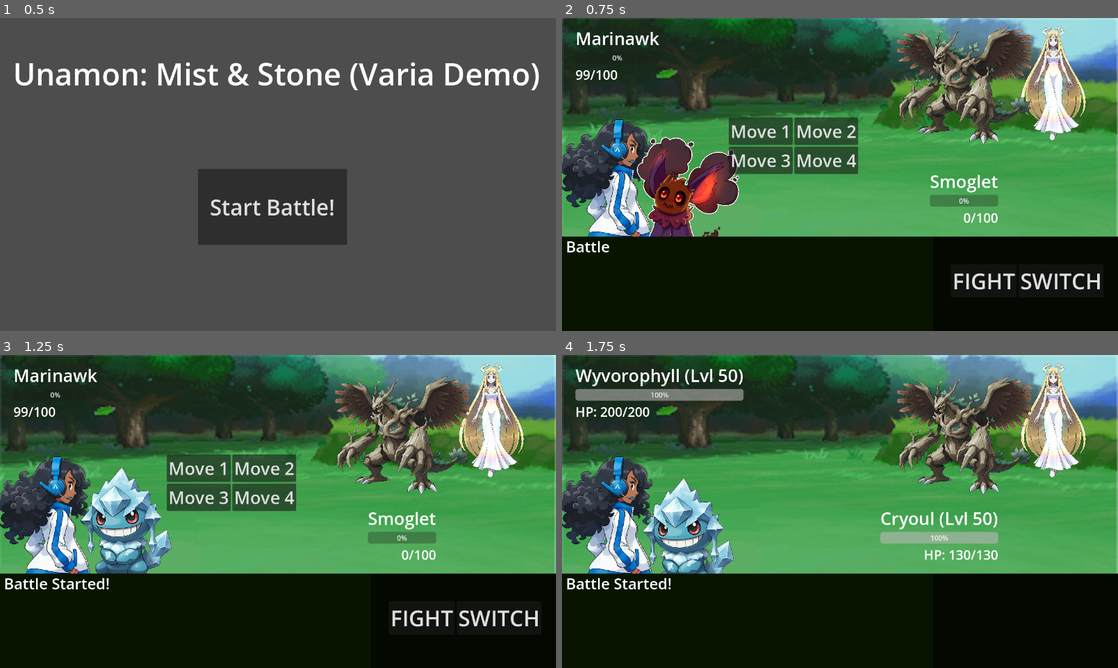
Above: before the commit, frames 1-4 (two rows, left to right).
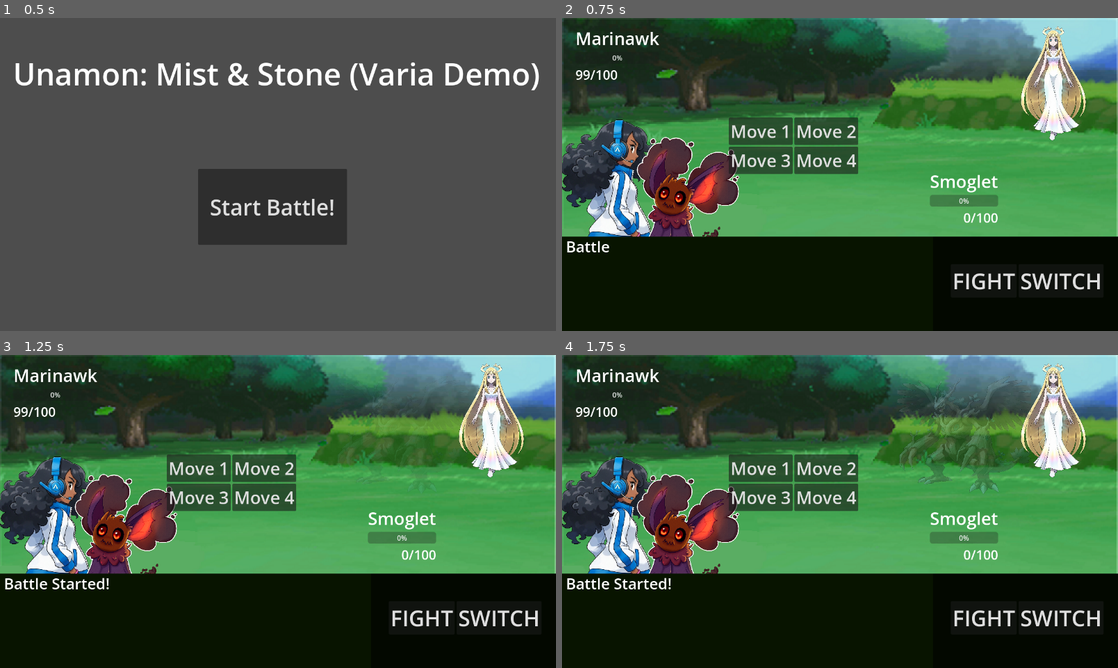
Above: after the commit, the same moments.

Repository: Jasmine502/Unamon---Mist---Stone
Game: Godot game, scene res://scenes/MainScreen.tscn
The game is run twice, just before and just after one commit, with the same random seed, the same clock (stepped at 60 frames per second) and the same inputs. Sound files missing from this copy of the repository are replaced by a short silence.
Inputs:
- Up to frame 1 (0.5 s): no input
- Up to frame 2 (0.75 s): click "Start Battle!" at 0.5 s
- Up to frame 3 (1.25 s): no input
- Up to frame 4 (1.75 s): click "FIGHT" at 1.25 s

Frame 1 is identical in both runs. In frame 2, 4.9% of the frame differs, in the area x 60-85%, y 2-41%; in frame 3, 9.3%; in frame 4, 17%, in the area x 2-97%, y 4-87%.

Commit message:
Cries implemented!

Diff:
--- a/scripts/BattleScene.gd
+++ b/scripts/BattleScene.gd
@@ -145,14 +145,23 @@
 	# Reset sprite position and scale
 	sprite_node.position = Vector2(284, 417) if is_player else Vector2(926, 185)
 	sprite_node.scale = Vector2(0.3, 0.3)
+
+	# Start with holographic blue at 0 opacity
+	sprite_node.modulate = Color(0.5, 0.8, 1.0, 0.0)
 	sprite_node.visible = true
 
-	# Entry animation
-	var tween = create_tween()
-	tween.tween_property(sprite_node, "position:y", sprite_node.position.y - 50, 0.3)
-	tween.tween_property(sprite_node, "position:y", sprite_node.position.y, 0.3)
-
-	# Play cry sound
+	# Create a parallel tween for color and opacity
+	var tween = create_tween().set_parallel(true)
+
+	# Fade in over 3 seconds
+	tween.tween_property(sprite_node, "modulate:a", 1.0, 3.0).set_trans(Tween.TRANS_SINE).set_ease(Tween.EASE_IN_OUT)
+
+	# Shift from holographic blue to normal color over 3 seconds
+	tween.tween_property(sprite_node, "modulate", Color(1.0, 1.0, 1.0, 1.0), 3.0).set_trans(Tween.TRANS_SINE).set_ease(Tween.EASE_IN_OUT)
+
+	await tween.finished
+
+	# Play cry sound after materialization
 	await play_unamon_cry(unamon.name)
 
 # --- Battle State Management ---
@@ -329,7 +338,9 @@
 		if is_initial_setup_or_direct_set: # Only set visible & modulate if not part of a switch-in anim
 			sprite_node_to_update.modulate = Color.WHITE
 			sprite_node_to_update.visible = true
-		# If it's for a switch-in, play_switch_in_animation will handle visibility and alpha
+		else:
+			# For switch-in, just set the texture and make it invisible
+			sprite_node_to_update.visible = false
 
 		name_label.text = unamon.name + " (Lvl " + str(LEVEL) + ")"
 	else: # Unamon data is null or invalid
@@ -713,12 +724,19 @@
 		printerr("Texture not found for ", name_to_print, " in switch_in_animation")
 		sprite.texture = null
 
-	sprite.modulate = Color.WHITE # Reset modulation fully (opaque white before alpha)
-	sprite.modulate.a = 0.0    # Start transparent
-	sprite.visible = true      # Make visible (so alpha tween has an effect on a visible node)
-
-	var tween = create_tween()
-	tween.tween_property(sprite, "modulate:a", 1.0, 0.3)
+	# Reset properties for a fresh animation
+	sprite.modulate = Color(0.5, 0.8, 1.0, 0.0)  # Start with holographic blue at 0 opacity
+	sprite.visible = true      # Make visible
+
+	# Create a parallel tween for color and opacity
+	var tween = create_tween().set_parallel(true)
+
+	# Fade in over 3 seconds
+	tween.tween_property(sprite, "modulate:a", 1.0, 3.0).set_trans(Tween.TRANS_SINE).set_ease(Tween.EASE_IN_OUT)
+
+	# Shift from holographic blue to normal color over 3 seconds
+	tween.tween_property(sprite, "modulate", Color(1.0, 1.0, 1.0, 1.0), 3.0).set_trans(Tween.TRANS_SINE).set_ease(Tween.EASE_IN_OUT)
+
 	await tween.finished
 
 
Binary file changed: sprites/trainers/trainer_pato.png
